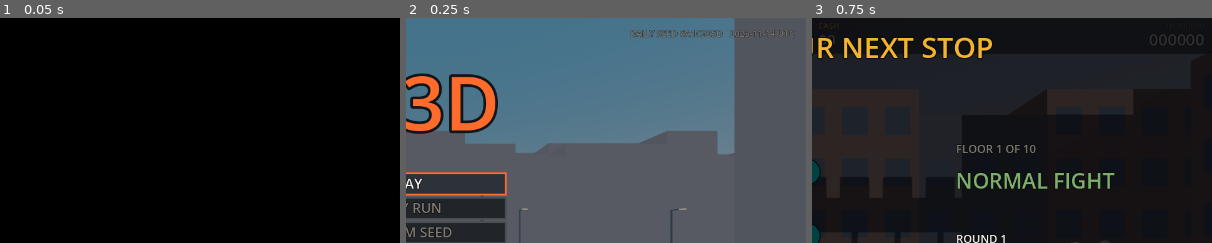
Above: before the commit, frames 1-3 (left to right).
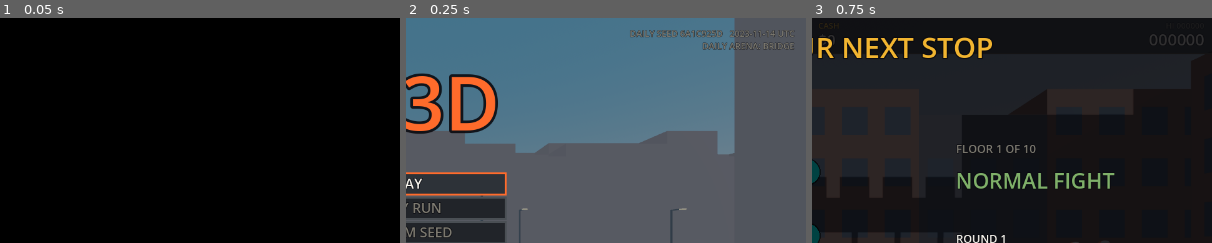
Above: after the commit, the same moments.

Repository: GVihi/FstreliBiciklina3D
Game: Godot game, scene res://main.tscn
The game is run twice, just before and just after one commit, with the same random seed, the same clock (stepped at 60 frames per second) and the same inputs.
Inputs (mouse positions are % of the whole screen's width and height, from its top left):
- Up to frame 1 (0.05 s): no input
- Up to frame 2 (0.25 s): no input
- Up to frame 3 (0.75 s): tap Enter at 0.5 s; move the mouse to (72, 45) at 0.52 s; hold Right from 0.53 s (still down); tap R at 0.6 s; click (72, 45) at 0.67 s
The pictures show only the part of the screen within x 50-100%, y 0-50%; the shares and areas given below are measured in that part.

Frame 1 is identical in both runs. In frame 2, 0.3% of the frame differs, in the area x 74-97%, y 10-15%; in frame 3, nothing differs.

Commit message:
Show the arena style on the title screen and the seed page Co-Authored-By: Claude Sonnet 5.5 <noreply@anthropic.com> Claude-Session: https://claude.ai/code/session_01XQUbsH2UPo5sGZ97DYqSCd

Diff:
--- a/scripts/hud.gd
+++ b/scripts/hud.gd
@@ -412,6 +412,8 @@
 	if g.game_version != "":
 		_txt("v" + g.game_version, size.x - 18.0 * k, size.y * 0.975, int(14 * k), GRAY, 2)
 	_txt(g.daily_label, size.x - 18.0 * k, 30.0 * k, int(14 * k), GRAY, 2)
+	if g.daily_arena != "":
+		_txt("DAILY ARENA: " + g.daily_arena, size.x - 18.0 * k, 50.0 * k, int(14 * k), GRAY, 2)
 	if g.hi > 0:
 		_txt("HIGH SCORE " + str(g.hi).pad_zeros(6), cx, size.y * 0.885, int(20 * k), GOLD, 1)
 	_txt(
@@ -586,6 +588,10 @@
 		GRAY,
 		1
 	)
+	if g.seed_buf != "":
+		var arena = g.arena_style_text(g.seed_buf.hex_to_int())
+		if arena != "":
+			_txt("ARENA: " + arena, cx, size.y * 0.595, int(18 * k), TEXT, 1)
 	var r = seed_start_rect()
 	var ready = g.seed_buf != ""
 	draw_rect(r, Color(0.176, 0.196, 0.22) if ready else Color(0.13, 0.14, 0.16))
